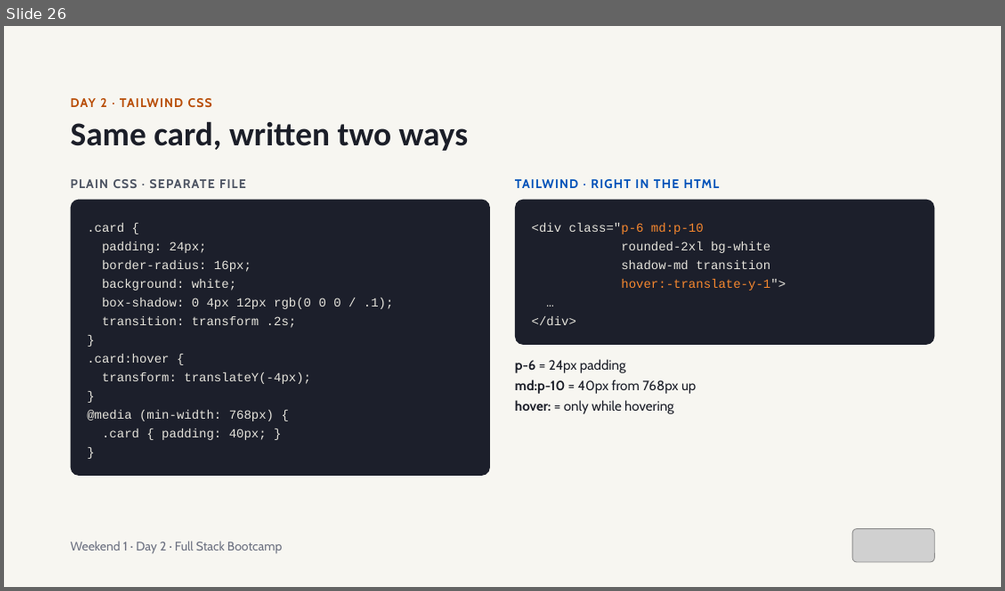
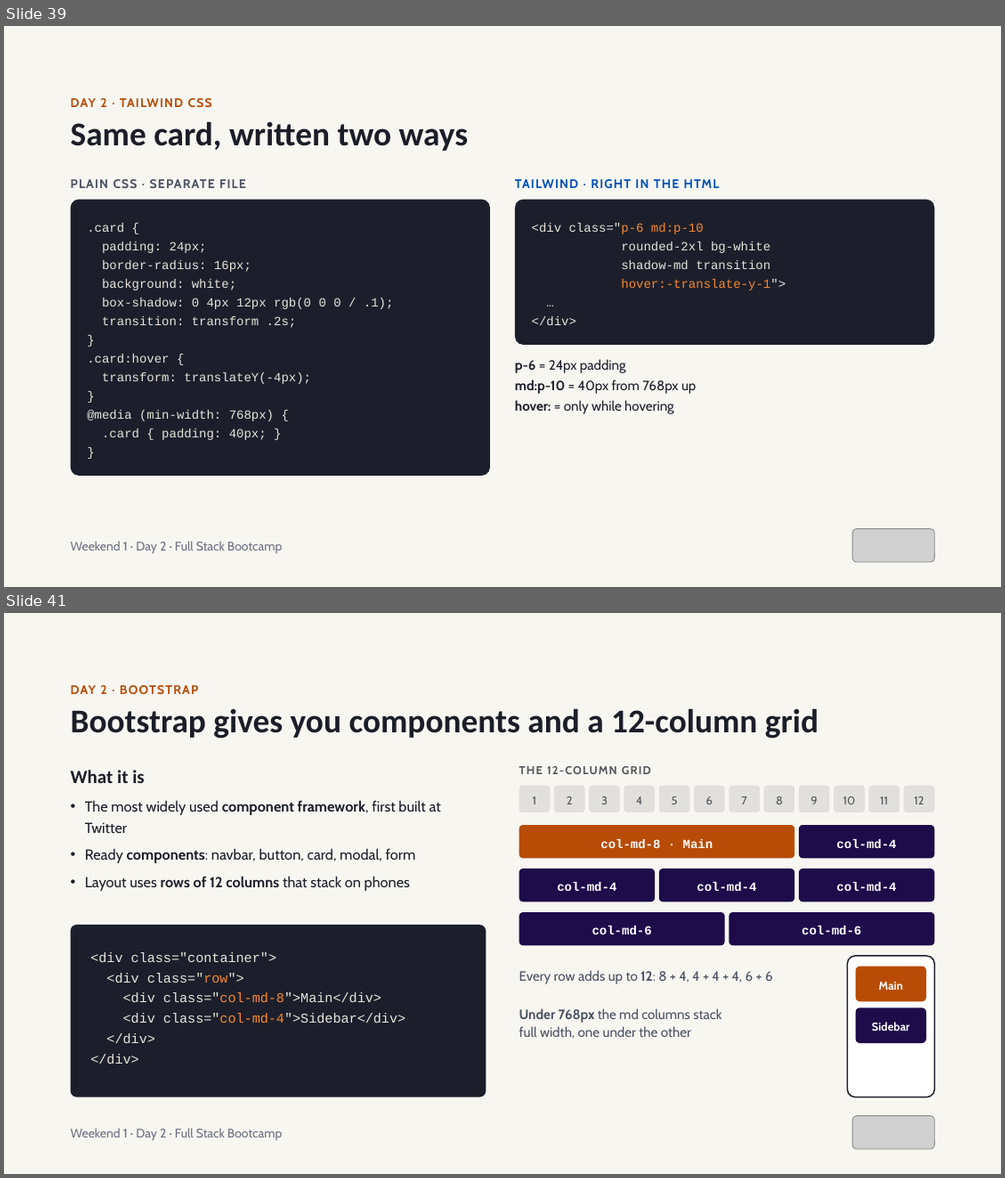
Before and after one commit to Matiz009/web-qi, a slide deck: resources/Weekend 1 — Dev Foundations & Modern Web.pptx. Shown one above the other, each under a label of ours: slide 26 before the commit, slides 39 and 41 after it; the slides between them are not shown. The pictures are 1005x591 and 1005x1178 pixels, drawn with LibreOffice and Linux fonts; fonts in the diff are those of the drawing; grey boxes stand for pictures. Boxes give left, top, right and bottom in pixels: in the first picture for what was removed or moved away, otherwise in the second. Text is boxed around its words. In the diff, an @@ line names an element or a change of style, - is before the commit and + after.

```diff
--- a/resources/Weekend 1 — Dev Foundations & Modern Web.pptx
+++ b/resources/Weekend 1 — Dev Foundations & Modern Web.pptx
@@ slide 41 added at (x1=4, y1=613, x2=1001, y2=1174), background #F7F6F1 @@
@@ text added at (x1=71, y1=685, x2=198, y2=694), 12 pt, text #B84C06, bold @@
+DAY 2 · BOOTSTRAP
@@ title added at (x1=71, y1=708, x2=818, y2=738), 32 pt, text #1B1E28, bold @@
+Bootstrap gives you components and a 12-column grid
@@ text added at (x1=71, y1=770, x2=145, y2=783), 18 pt, text #1B1E28, bold @@
+What it is
@@ text added at (x1=519, y1=766, x2=651, y2=774), 11 pt, text #52545A, bold @@
+THE 12-COLUMN GRID
@@ rounded rectangle added at (x1=519, y1=786, x2=550, y2=812), fill #E1E0DD, 11 pt, text #52545A @@
+1
@@ rounded rectangle added at (x1=554, y1=786, x2=585, y2=812), fill #E1E0DD, 11 pt, text #52545A @@
+2
@@ rounded rectangle added at (x1=589, y1=786, x2=619, y2=812), fill #E1E0DD, 11 pt, text #52545A @@
+3
@@ rounded rectangle added at (x1=624, y1=786, x2=655, y2=812), fill #E1E0DD, 11 pt, text #52545A @@
+4
@@ rounded rectangle added at (x1=659, y1=786, x2=689, y2=812), fill #E1E0DD, 11 pt, text #52545A @@
+5
@@ rounded rectangle added at (x1=695, y1=786, x2=725, y2=812), fill #E1E0DD, 11 pt, text #52545A @@
+6
@@ rounded rectangle added at (x1=728, y1=786, x2=760, y2=812), fill #E1E0DD, 11 pt, text #52545A @@
+7
@@ rounded rectangle added at (x1=764, y1=786, x2=794, y2=812), fill #E1E0DD, 11 pt, text #52545A @@
+8
@@ rounded rectangle added at (x1=799, y1=786, x2=830, y2=812), fill #E1E0DD, 11 pt, text #52545A @@
+9
@@ rounded rectangle added at (x1=834, y1=786, x2=865, y2=812), fill #E1E0DD, 11 pt, text #52545A @@
+10
@@ rounded rectangle added at (x1=868, y1=786, x2=899, y2=812), fill #E1E0DD, 11 pt, text #52545A @@
+11
@@ rounded rectangle added at (x1=904, y1=786, x2=934, y2=812), fill #E1E0DD, 11 pt, text #52545A @@
+12
@@ text added at (x1=85, y1=800, x2=441, y2=891), 14 pt, text #1B1E28 @@
+• The most widely used component framework, first built at Twitter
+• Ready components: navbar, button, card, modal, form
+• Layout uses rows of 12 columns that stack on phones
@@ rounded rectangle added at (x1=519, y1=825, x2=795, y2=858), fill #B84C06, 12 pt, text #FFFFFF, bold @@
+col-md-8 · Main
@@ rounded rectangle added at (x1=799, y1=825, x2=934, y2=858), fill #1D0B4A, 12 pt, text #FFFFFF, bold @@
+col-md-4
@@ rounded rectangle added at (x1=519, y1=868, x2=655, y2=901), fill #1D0B4A, 12 pt, text #FFFFFF, bold @@
+col-md-4
@@ rounded rectangle added at (x1=659, y1=868, x2=794, y2=901), fill #1D0B4A, 12 pt, text #FFFFFF, bold @@
+col-md-4
@@ rounded rectangle added at (x1=799, y1=868, x2=934, y2=901), fill #1D0B4A, 12 pt, text #FFFFFF, bold @@
+col-md-4
@@ rounded rectangle added at (x1=71, y1=925, x2=486, y2=1097), fill #1C1F2B, 13 pt, text #E6E4DC @@
+<div class="container">
+<div class="row">
+<div class="col-md-8">Main</div>
+<div class="col-md-4">Sidebar</div>
+</div>
+</div>
@@ rounded rectangle added at (x1=519, y1=912, x2=725, y2=945), fill #1D0B4A, 12 pt, text #FFFFFF, bold @@
+col-md-6
@@ rounded rectangle added at (x1=728, y1=912, x2=934, y2=945), fill #1D0B4A, 12 pt, text #FFFFFF, bold @@
+col-md-6
@@ rounded rectangle added at (x1=848, y1=956, x2=935, y2=1097), fill #FFFFFF, outline #1B1E28 1.25 pt @@
@@ text added at (x1=519, y1=970, x2=773, y2=984), 13 pt, text #4A5160 @@
+Every row adds up to 12: 8 + 4, 4 + 4 + 4, 6 + 6
@@ rounded rectangle added at (x1=856, y1=966, x2=926, y2=1001), fill #B84C06, 11 pt, text #FFFFFF, bold @@
+Main
@@ text added at (x1=519, y1=1008, x2=721, y2=1038), 13 pt, text #4A5160 @@
+Under 768px the md columns stack
+full width, one under the other
@@ rounded rectangle added at (x1=856, y1=1008, x2=926, y2=1043), fill #1D0B4A, 11 pt, text #FFFFFF, bold @@
+Sidebar
@@ picture added at (x1=853, y1=1116, x2=935, y2=1149) @@
@@ text added at (x1=71, y1=1127, x2=282, y2=1141), 12 pt, text #6B7080 @@
+Weekend 1 · Day 2 · Full Stack Bootcamp
@@ what was slide 26 is now slide 39 @@
```
Also in this commit, not shown: 10 slides changed, 21 other slides added, 5 other files.
